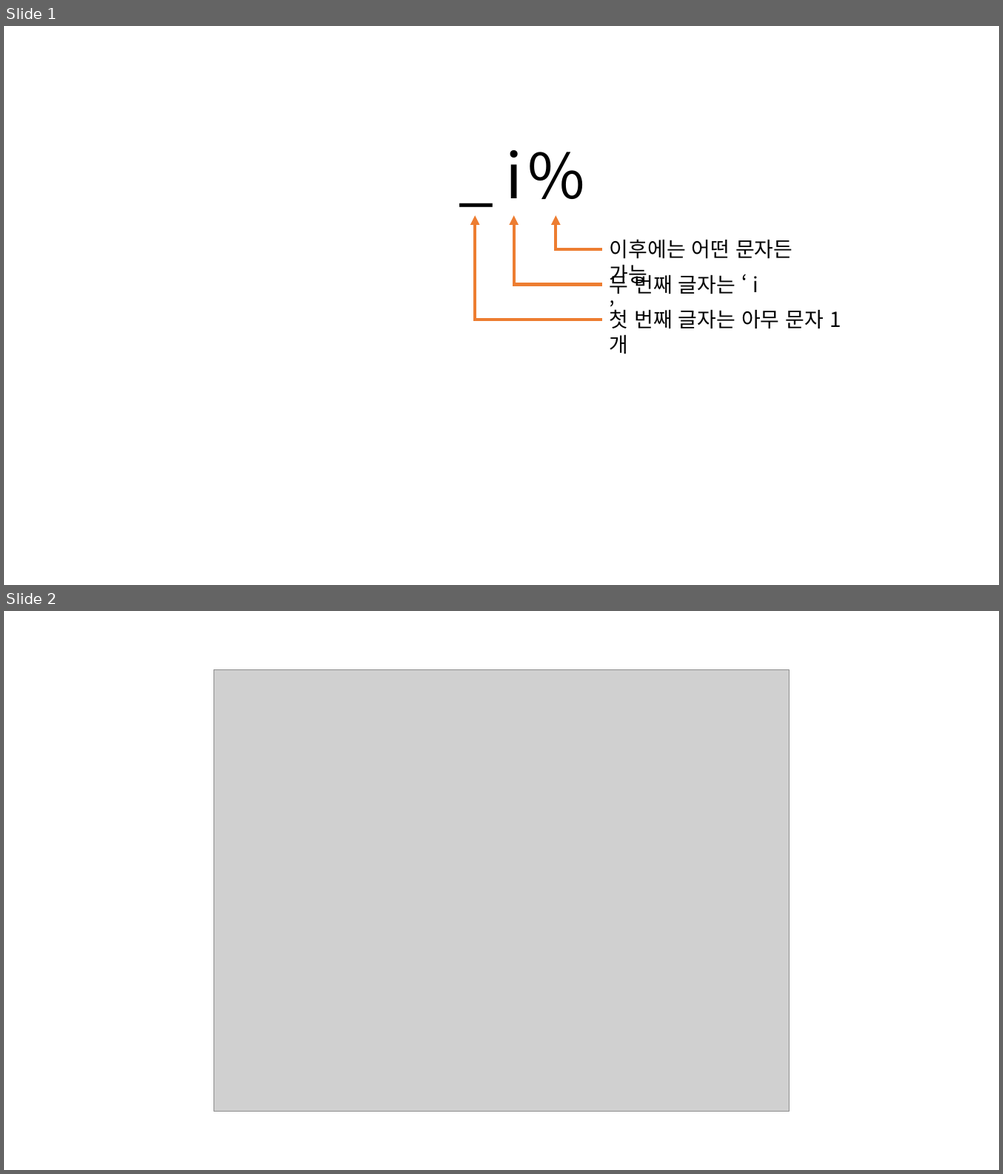
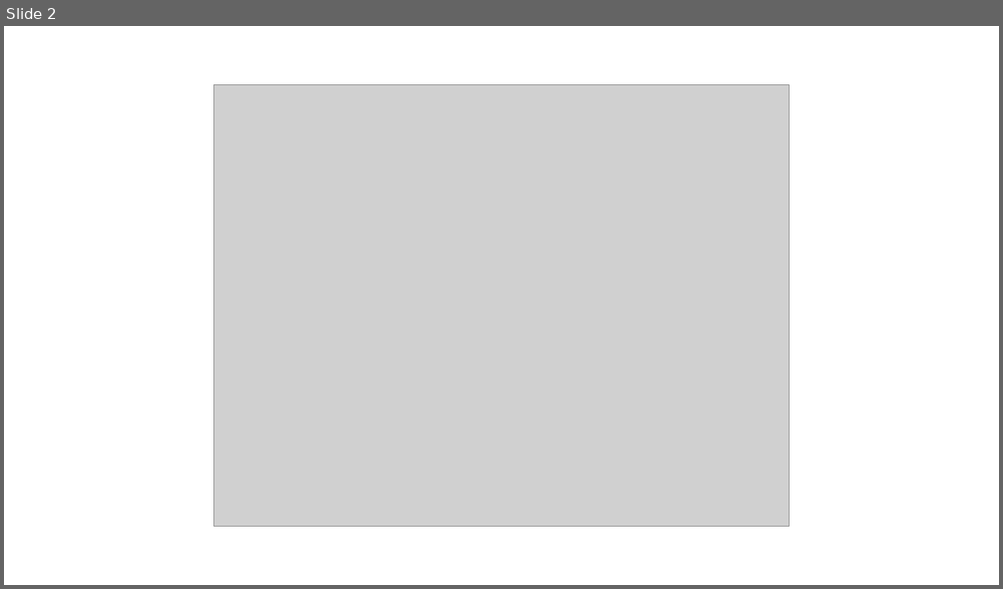
Before and after one commit to ho8566z/daily_log, a slide deck: notion/create_notion_img.pptx. Shown one above the other, each under a label of ours: slides 1 and 2 before the commit, slide 2 after it. The pictures are 1003x1174 and 1003x589 pixels, drawn with LibreOffice and Linux fonts; fonts in the diff are those of the drawing; grey boxes stand for pictures. Boxes give left, top, right and bottom in pixels: in the first picture for what was removed or moved away, otherwise in the second. Text is boxed around its words. In the diff, an @@ line names an element or a change of style, - is before the commit and + after.

```diff
--- a/notion/create_notion_img.pptx
+++ b/notion/create_notion_img.pptx
@@ slide 1 removed at bbox=[4, 26, 999, 585], background #FFFFFF @@
@@ group removed at bbox=[452, 133, 823, 329]: 6 texts, 3 elbow arrows @@
-_
-두 번째 글자는 ‘ i ’
-첫 번째 글자는 아무 문자 1개
-이후에는 어떤 문자든 가능
-i
-%
```
Also in this commit, not shown: 1 slide added, 55 other files.
